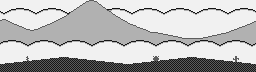
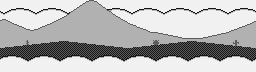
The second 256 x 72 image is a revision of the first. Changes to its layers:
moved "Clouds" above "BackSand", painted on it over [0,40,256,72]
painted on "BackSand" over [0,40,256,72]
